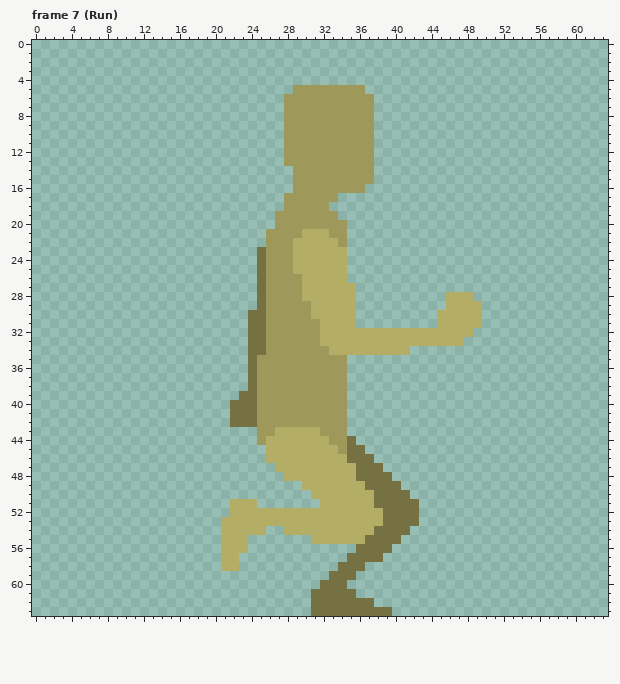
File history of a pixel-art file, Workfiles/newCharacter.aseprite. The picture above is the old version.
64x64 pixels, 13 frames. Colours within 5 levels of each other are drawn and written as one. Shown: frame 7 (Run). The commit also changed other frames, which this record leaves out.
And afterwards:
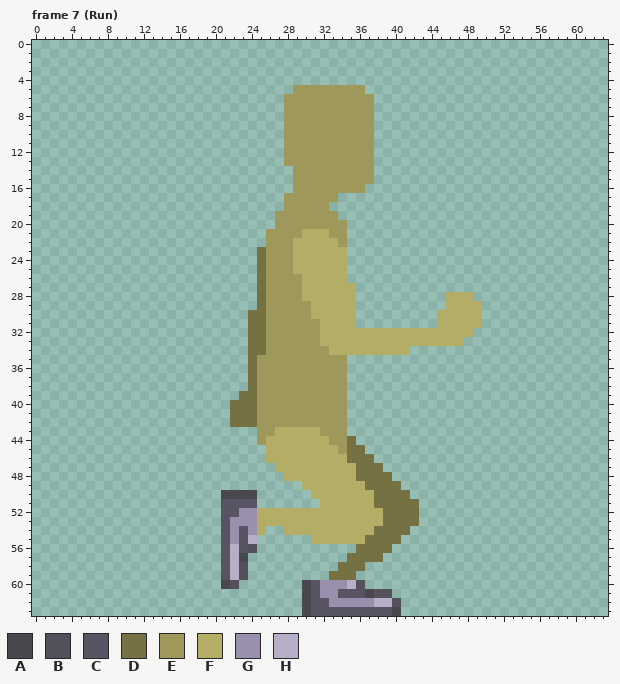
Palette (. is transparent): A #4a484f  B #54515c  C #595463  D #757143  E #9e985a  F #b3ad66  G #9a90ad  H #b7afc7
From the commit log: shoes done, now pants
What changed:
Changed rows in their new state; - is an unchanged pixel.
Frame 7 (Run), layer "shoes":
first column x 21:
50 AAAA----------------
51 CCCC----------------
52 CCGG----------------
53 CGGG----------------
54 CGCG----------------
55 CGCH----------------
56 CHCB----------------
57 CHA-----------------
58 CHB-----------------
59 CHB-----------------
60 AB-------ACGGGHB----
61 ---------ACGGCCCABB-
62 ---------ACCGGGGGHHB
63 ---------ACCCCCCCCCA
Pixel boxes of the changes (left, top, right, bottom) in both pictures:
changed: (221, 490, 257, 589)
changed: (302, 580, 401, 616)
